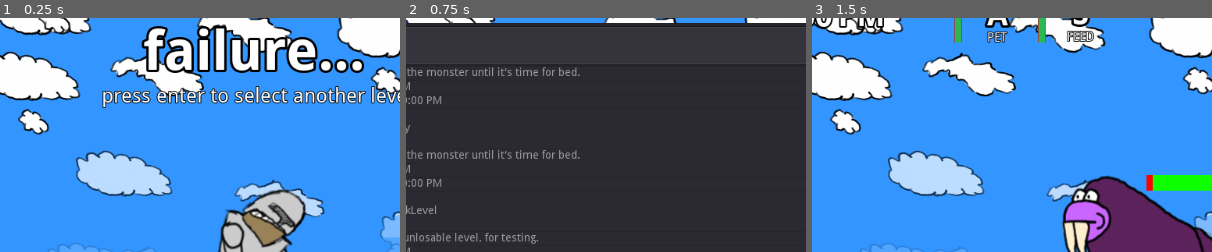
Above: before the commit, frames 1-3 (left to right).
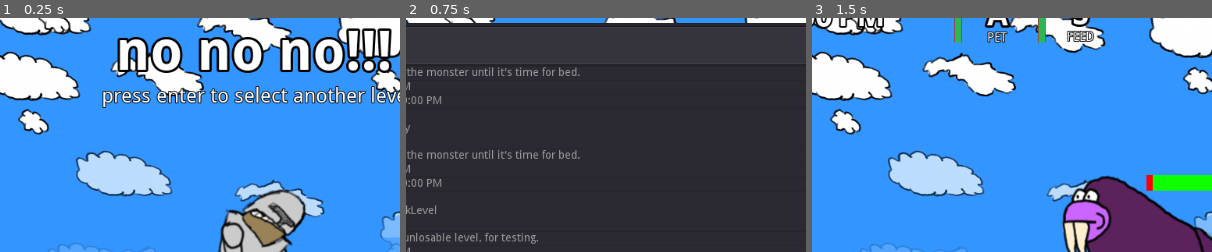
Above: after the commit, the same moments.

Repository: Wall-Dough/unstable
Game: Godot game, scene res://failure/Failure.tscn
Two runs of this game, one before a commit and one after it. Both use one fixed random seed, a clock stepped at 60 frames per second and the inputs below. This scene is started directly instead of the project's main scene.
Inputs:
- Up to frame 1 (0.25 s): no input
- Up to frame 2 (0.75 s): tap Enter (ui_accept) at 0.5 s; hold Right (move_right) from 0.53 s (still down); hold S (give) from 0.53 s (still down)
- Up to frame 3 (1.5 s): tap Up (jump) at 0.77 s; tap Enter (ui_accept) at 1.25 s; release Right (move_right) at 1.28 s; release S (give) at 1.28 s; hold Down (ui_down) from 1.28 s (still down); tap S (give) at 1.35 s
The pictures show only the part of the screen within x 18-68%, y 24-74%; the shares and areas given below are measured in that part.

The runs differ from the first frame. In frame 1, 8.4% of the frame differs, in the area x 29-98%, y 3-24%; in frame 2, nothing differs; in frame 3, nothing differs.

Commit message:
Add flavor text for failure

Diff:
--- a/failure/Failure.tscn
+++ b/failure/Failure.tscn
@@ -1,10 +1,11 @@
-[gd_scene load_steps=8 format=2]
+[gd_scene load_steps=9 format=2]
 
 [ext_resource path="res://fonts/droid-sans/DroidSans-Bold.ttf" type="DynamicFontData" id=1]
 [ext_resource path="res://background/Background.tscn" type="PackedScene" id=2]
 [ext_resource path="res://images/textures.png" type="Texture" id=3]
 [ext_resource path="res://failure/Failure.gd" type="Script" id=4]
 [ext_resource path="res://fonts/droid-sans/DroidSans.ttf" type="DynamicFontData" id=5]
+[ext_resource path="res://failure/failure_text.gd" type="Script" id=6]
 
 [sub_resource type="DynamicFont" id=1]
 size = 70
@@ -30,6 +31,7 @@
 custom_fonts/font = SubResource( 1 )
 text = "failure..."
 align = 1
+script = ExtResource( 6 )
 __meta__ = {
 "_edit_use_anchors_": false
 }
--- /dev/null
+++ b/failure/failure_text.gd
@@ -0,0 +1,19 @@
+extends Label
+
+
+# Declare member variables here. Examples:
+# var a = 2
+# var b = "text"
+var failure_messages = ["better luck next time", "oof", "bye bye",
+	"oops", ":'(", "no no no!!!", "you win some you lose some"]
+
+
+# Called when the node enters the scene tree for the first time.
+func _ready():
+	set_text(failure_messages[randi() % failure_messages.size()])
+	pass # Replace with function body.
+
+
+# Called every frame. 'delta' is the elapsed time since the previous frame.
+#func _process(delta):
+#	pass
